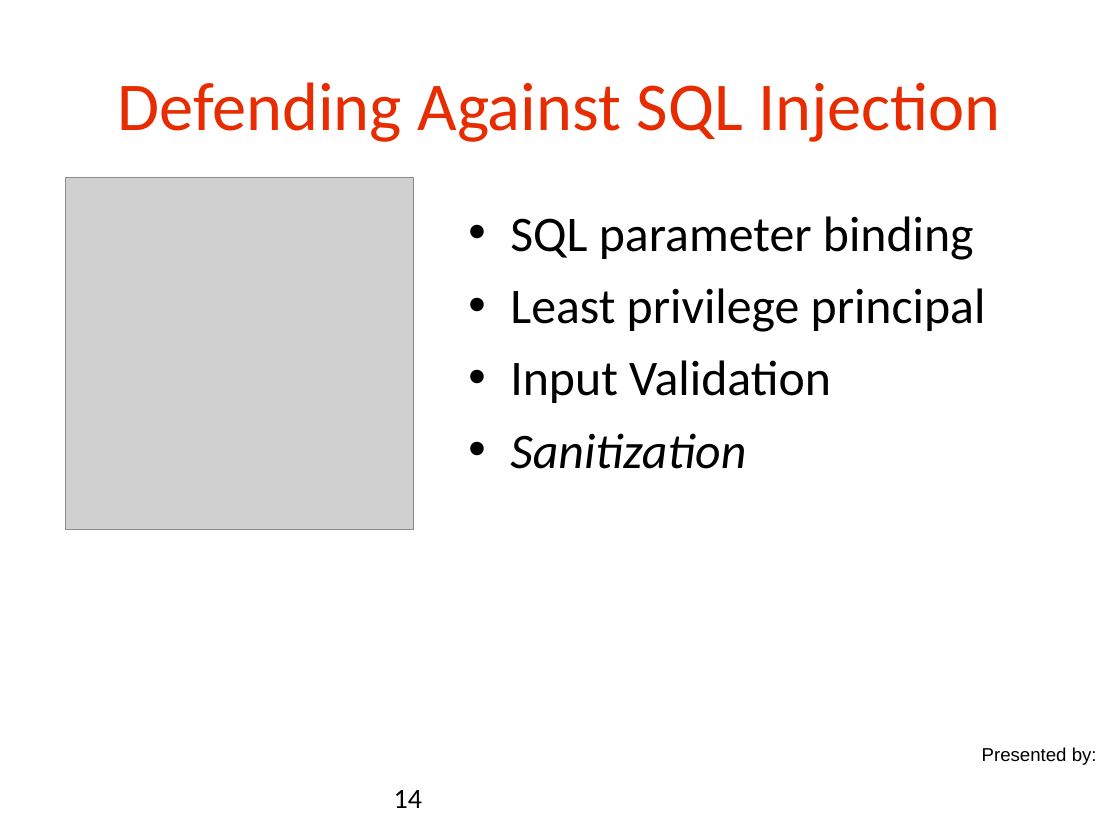
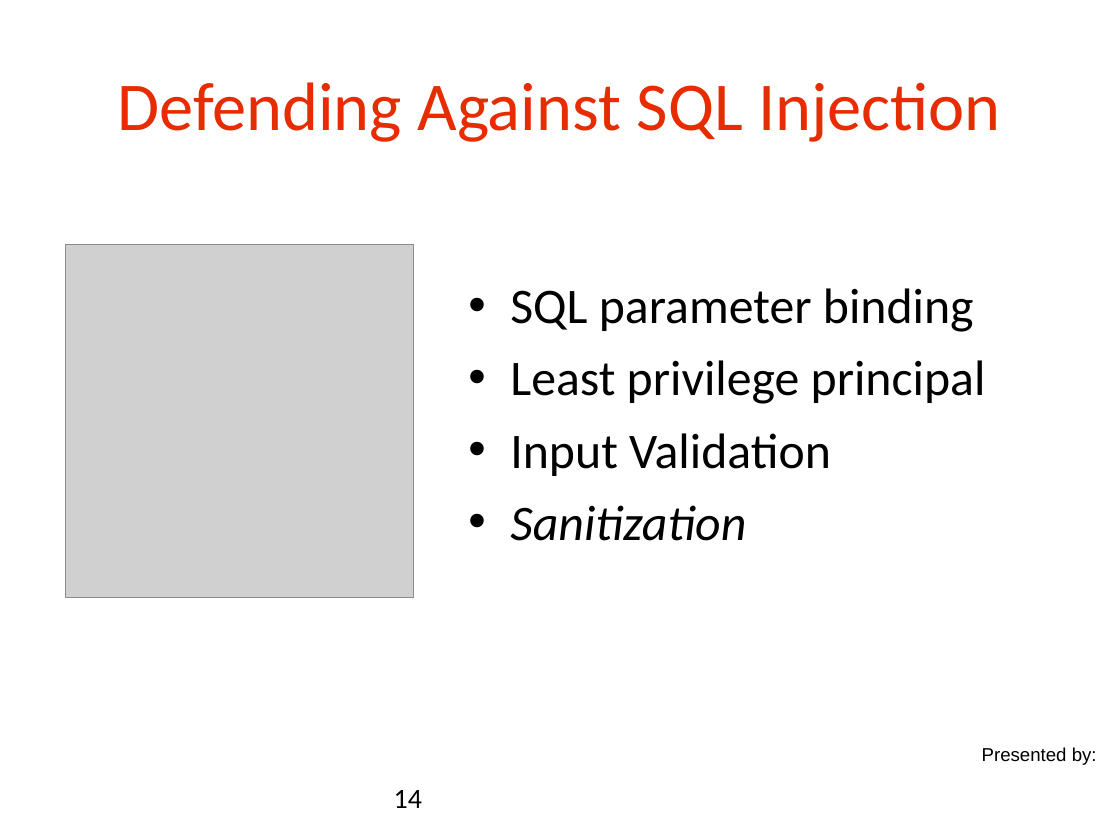
Before and after one commit to danielsomerfield/app-sec-presentation, a slide deck: slide 14 of AppSec Presentation Deck Day 2.ppt. Drawn at 1120x840 pixels with LibreOffice and Linux fonts; fonts in the diff are those of the drawing; grey boxes stand for pictures; background and template pictures are left out. Boxes give left, top, right and bottom in pixels: in the first picture for what was removed or moved away, otherwise in the second. Text is boxed around its words. In the diff, an @@ line names an element or a change of style, - is before the commit and + after.

```diff
--- a/AppSec Presentation Deck Day 2.ppt
+++ b/AppSec Presentation Deck Day 2.ppt
@@ text "SQL parameter binding": place and size @@
-text "SQL parameter binding" at [510, 216, 986, 469]
+text "SQL parameter binding" at [510, 288, 986, 541]
@@ picture: place and size @@
-picture at [65, 177, 413, 530]
+picture at [65, 245, 413, 598]
```
Also in this commit, not shown: 1 other slide changed, 4 other files.
